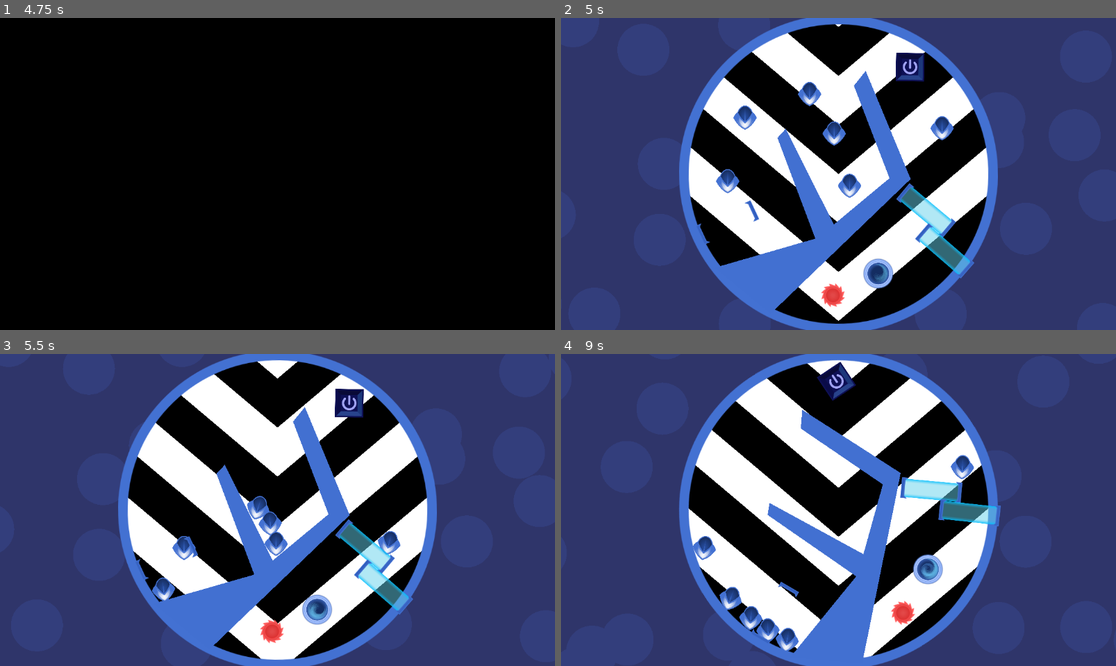
Above: before the commit, frames 1-4 (two rows, left to right).
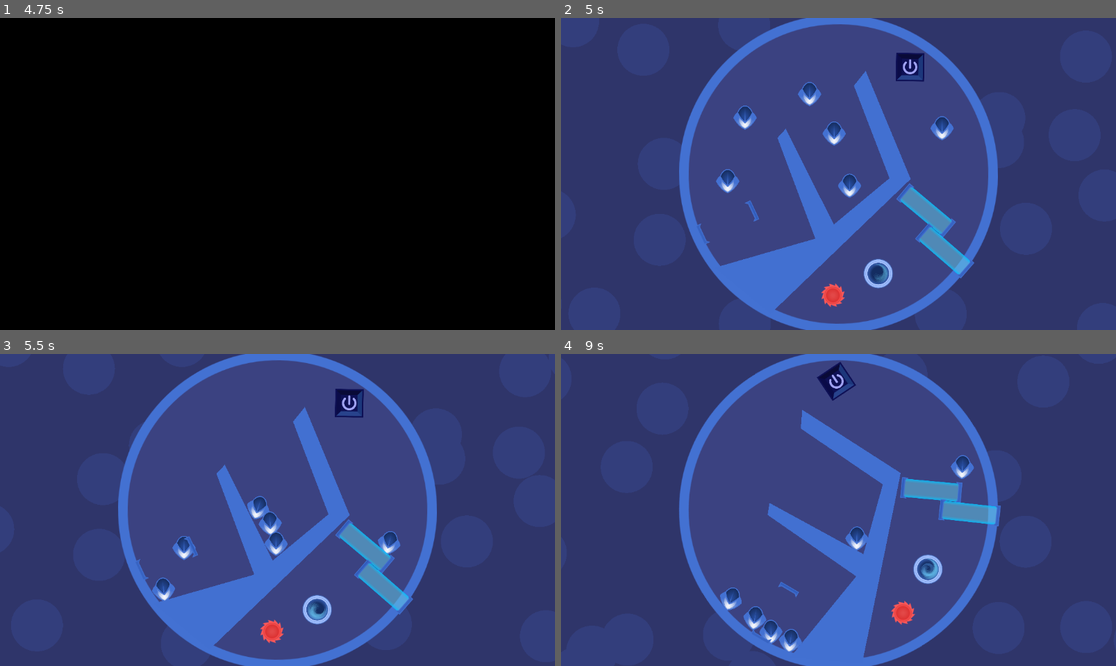
Above: after the commit, the same moments.

Repository: CE-Studio/gmtk-2023
Game: Godot game, scene res://TitleAssets/main_menu.tscn
Two runs of this game, one before a commit and one after it. Both use one fixed random seed, a clock stepped at 60 frames per second and the inputs below.
Inputs (mouse positions are in pixels of both pictures, inside the frame that each line leads up to):
- Up to frame 1 (4.75 s): click "PLAY" at 0.5 s; click "PLAY" at 1.25 s; move the mouse to (399, 158) at 2.02 s; hold D (game_move_right) 2.03-2.78 s; click (399, 158) at 2.17 s; move the mouse to (166, 189) at 2.77 s; hold Down (game_down, bound only after the commit) 2.78-3.53 s; move the mouse to (333, 105) at 3.52 s; hold D (game_move_right) from 3.53 s (still down); move the mouse to (249, 236) at 4.27 s; click (249, 236) at 4.42 s
- Up to frame 2 (5 s): keep holding D (game_move_right)
- Up to frame 3 (5.5 s): move the mouse to (444, 556) at 5.02 s; release D (game_move_right) at 5.03 s; hold A (game_move_left) from 5.03 s (still down)
- Up to frame 4 (9 s): move the mouse to (672, 463) at 5.77 s; move the mouse to (866, 510) at 6.52 s; release A (game_move_left) at 6.53 s; hold Down (game_down, bound only after the commit) 6.53-7.28 s; click (866, 510) at 6.67 s; move the mouse to (755, 432) at 7.27 s; hold D (game_move_right) from 7.28 s (still down); move the mouse to (960, 494) at 8.02 s; move the mouse to (727, 525) at 8.77 s; click (727, 525) at 8.92 s

Frame 1 is identical in both runs. In frame 2, 33% of the frame differs, in the area x 22-78%, y 2-98%; in frame 3, 33%; in frame 4, 34%, in the area x 22-77%, y 1-98%.

Commit message:
no message

Diff:
--- a/arrow.tres
+++ b/arrow.tres
@@ -39,6 +39,14 @@
 default_input_values = [0, 0.0, 1, -2.0]
 operator = 2
 
+[sub_resource type="VisualShaderNodeColorParameter" id="VisualShaderNodeColorParameter_pwitd"]
+parameter_name = "light"
+default_value = Color(0.232278, 0.260595, 0.505361, 1)
+
+[sub_resource type="VisualShaderNodeColorParameter" id="VisualShaderNodeColorParameter_ar4gg"]
+parameter_name = "dark"
+default_value = Color(0.231373, 0.258824, 0.505882, 1)
+
 [sub_resource type="VisualShaderNodeInput" id="VisualShaderNodeInput_8dxkx"]
 input_name = "screen_uv"
 
@@ -49,6 +57,8 @@
 
 [resource]
 code = "shader_type canvas_item;
+uniform vec4 light : source_color;
+uniform vec4 dark : source_color;
 
 
 
@@ -107,11 +117,17 @@
 	bool n_out14p0 = n_out13p0 > n_in14p1;
 
 
+// ColorParameter:23
+	vec4 n_out23p0 = light;
+
+
+// ColorParameter:24
+	vec4 n_out24p0 = dark;
+
+
 	vec3 n_out2p0;
 // Switch:2
-	vec3 n_in2p1 = vec3(1.00000, 1.00000, 1.00000);
-	vec3 n_in2p2 = vec3(0.00000, 0.00000, 0.00000);
-	n_out2p0 = mix(n_in2p2, n_in2p1, float(n_out14p0));
+	n_out2p0 = mix(vec3(n_out24p0.xyz), vec3(n_out23p0.xyz), float(n_out14p0));
 
 
 // Output:0
@@ -120,7 +136,7 @@
 
 }
 "
-graph_offset = Vector2(-299.055, -132.732)
+graph_offset = Vector2(-551.106, 59.9217)
 mode = 1
 flags/light_only = false
 nodes/fragment/2/node = SubResource("VisualShaderNodeSwitch_lvilt")
@@ -149,4 +165,8 @@
 nodes/fragment/19/position = Vector2(80, -80)
 nodes/fragment/20/node = SubResource("VisualShaderNodeFloatOp_602ig")
 nodes/fragment/20/position = Vector2(60, -300)
-nodes/fragment/connections = PackedInt32Array(2, 0, 0, 0, 6, 0, 7, 0, 13, 0, 14, 0, 12, 0, 15, 0, 15, 0, 13, 0, 7, 1, 17, 0, 17, 0, 12, 1, 7, 0, 18, 0, 18, 0, 16, 0, 16, 0, 19, 0, 19, 0, 15, 1, 11, 0, 20, 0, 20, 0, 12, 0, 14, 0, 2, 0)
+nodes/fragment/23/node = SubResource("VisualShaderNodeColorParameter_pwitd")
+nodes/fragment/23/position = Vector2(-360, 220)
+nodes/fragment/24/node = SubResource("VisualShaderNodeColorParameter_ar4gg")
+nodes/fragment/24/position = Vector2(-360, 420)
+nodes/fragment/connections = PackedInt32Array(2, 0, 0, 0, 6, 0, 7, 0, 13, 0, 14, 0, 12, 0, 15, 0, 15, 0, 13, 0, 7, 1, 17, 0, 17, 0, 12, 1, 7, 0, 18, 0, 18, 0, 16, 0, 16, 0, 19, 0, 19, 0, 15, 1, 11, 0, 20, 0, 20, 0, 12, 0, 14, 0, 2, 0, 23, 0, 2, 1, 24, 0, 2, 2)
--- a/level_main.tscn
+++ b/level_main.tscn
@@ -10,9 +10,72 @@
 
 [sub_resource type="ShaderMaterial" id="ShaderMaterial_y602t"]
 shader = ExtResource("2_dkpwr")
+shader_parameter/light = Color(0.232278, 0.260595, 0.505361, 1)
+shader_parameter/dark = Color(0.231373, 0.258824, 0.505882, 1)
 
 [sub_resource type="RectangleShape2D" id="RectangleShape2D_6cdkp"]
 size = Vector2(200, 20)
+
+[sub_resource type="Animation" id="Animation_gffk2"]
+resource_name = "down"
+length = 1.3
+tracks/0/type = "value"
+tracks/0/imported = false
+tracks/0/enabled = true
+tracks/0/path = NodePath("../Sprite2D:material:shader_parameter/light")
+tracks/0/interp = 1
+tracks/0/loop_wrap = true
+tracks/0/keys = {
+"times": PackedFloat32Array(0, 0.3, 1.3),
+"transitions": PackedFloat32Array(1, 1, 1),
+"update": 0,
+"values": [Color(0.356863, 0.396078, 0.698039, 1), Color(0.356863, 0.396078, 0.698039, 1), Color(0.232278, 0.260595, 0.505361, 1)]
+}
+tracks/1/type = "value"
+tracks/1/imported = false
+tracks/1/enabled = true
+tracks/1/path = NodePath("../Sprite2D:material:shader_parameter/dark")
+tracks/1/interp = 1
+tracks/1/loop_wrap = true
+tracks/1/keys = {
+"times": PackedFloat32Array(0, 0.3, 1.3),
+"transitions": PackedFloat32Array(1, 1, 1),
+"update": 0,
+"values": [Color(0.14902, 0.168627, 0.34902, 1), Color(0.14902, 0.168627, 0.34902, 1), Color(0.231373, 0.258824, 0.505882, 1)]
+}
+
+[sub_resource type="Animation" id="Animation_phkq3"]
+length = 0.001
+tracks/0/type = "value"
+tracks/0/imported = false
+tracks/0/enabled = true
+tracks/0/path = NodePath("../Sprite2D:material:shader_parameter/light")
+tracks/0/interp = 1
+tracks/0/loop_wrap = true
+tracks/0/keys = {
+"times": PackedFloat32Array(0),
+"transitions": PackedFloat32Array(1),
+"update": 0,
+"values": [Color(0.232278, 0.260595, 0.505361, 1)]
+}
+tracks/1/type = "value"
+tracks/1/imported = false
+tracks/1/enabled = true
+tracks/1/path = NodePath("../Sprite2D:material:shader_parameter/dark")
+tracks/1/interp = 1
+tracks/1/loop_wrap = true
+tracks/1/keys = {
+"times": PackedFloat32Array(0),
+"transitions": PackedFloat32Array(1),
+"update": 0,
+"values": [Color(0.231373, 0.258824, 0.505882, 1)]
+}
+
+[sub_resource type="AnimationLibrary" id="AnimationLibrary_ver0j"]
+_data = {
+"RESET": SubResource("Animation_phkq3"),
+"down": SubResource("Animation_gffk2")
+}
 
 [node name="Node2D" type="Control"]
 layout_mode = 3
@@ -239,6 +302,11 @@
 rotation = 2.61799
 shape = SubResource("RectangleShape2D_6cdkp")
 
+[node name="AnimationPlayer" type="AnimationPlayer" parent="Node2D/RigidBody2D2"]
+libraries = {
+"": SubResource("AnimationLibrary_ver0j")
+}
+
 [node name="players" type="Node2D" parent="Node2D"]
 
 [node name="content" type="Node2D" parent="Node2D"]
--- a/levelrun.gd
+++ b/levelrun.gd
@@ -5,6 +5,8 @@
 var cycle := 0.0
 var doorstate := true
 var laserstate := true
+
+var downtrack := true
 
 
 # Called when the node enters the scene tree for the first time.
@@ -21,6 +23,13 @@
     else:
         apply_torque(Input.get_axis("game_move_left", "game_move_right") * delta * 1)
     $"../content".rotation = rotation
+
+    if Input.get_action_raw_strength("game_down") > 0.9:
+        if downtrack:
+            down()
+            downtrack = false
+    else:
+        downtrack = true
 
 
 func build(level:String) -> void:
@@ -55,3 +64,10 @@
 
 func lost():
     pass
+
+
+func down():
+    $AnimationPlayer.stop()
+    $AnimationPlayer.play("down")
+    for i in $"../players".get_children():
+        i.apply_impulse(Vector2.DOWN * 1000)
--- a/project.godot
+++ b/project.godot
@@ -24,17 +24,12 @@
 
 [input]
 
-game_move={
-"deadzone": 0.5,
-"events": [Object(InputEventJoypadMotion,"resource_local_to_scene":false,"resource_name":"","device":-1,"axis":0,"axis_value":-1.0,"script":null)
-, Object(InputEventJoypadMotion,"resource_local_to_scene":false,"resource_name":"","device":-1,"axis":0,"axis_value":1.0,"script":null)
-]
-}
 game_move_left={
 "deadzone": 0.1,
 "events": [Object(InputEventJoypadMotion,"resource_local_to_scene":false,"resource_name":"","device":-1,"axis":0,"axis_value":-1.0,"script":null)
 , Object(InputEventKey,"resource_local_to_scene":false,"resource_name":"","device":-1,"window_id":0,"alt_pressed":false,"shift_pressed":false,"ctrl_pressed":false,"meta_pressed":false,"pressed":false,"keycode":0,"physical_keycode":65,"key_label":0,"unicode":97,"echo":false,"script":null)
 , Object(InputEventKey,"resource_local_to_scene":false,"resource_name":"","device":-1,"window_id":0,"alt_pressed":false,"shift_pressed":false,"ctrl_pressed":false,"meta_pressed":false,"pressed":false,"keycode":0,"physical_keycode":4194319,"key_label":0,"unicode":0,"echo":false,"script":null)
+, Object(InputEventJoypadButton,"resource_local_to_scene":false,"resource_name":"","device":-1,"button_index":13,"pressure":0.0,"pressed":false,"script":null)
 ]
 }
 game_move_right={
@@ -42,5 +37,17 @@
 "events": [Object(InputEventJoypadMotion,"resource_local_to_scene":false,"resource_name":"","device":-1,"axis":0,"axis_value":1.0,"script":null)
 , Object(InputEventKey,"resource_local_to_scene":false,"resource_name":"","device":-1,"window_id":0,"alt_pressed":false,"shift_pressed":false,"ctrl_pressed":false,"meta_pressed":false,"pressed":false,"keycode":0,"physical_keycode":68,"key_label":0,"unicode":100,"echo":false,"script":null)
 , Object(InputEventKey,"resource_local_to_scene":false,"resource_name":"","device":-1,"window_id":0,"alt_pressed":false,"shift_pressed":false,"ctrl_pressed":false,"meta_pressed":false,"pressed":false,"keycode":0,"physical_keycode":4194321,"key_label":0,"unicode":0,"echo":false,"script":null)
+, Object(InputEventJoypadButton,"resource_local_to_scene":false,"resource_name":"","device":-1,"button_index":14,"pressure":0.0,"pressed":false,"script":null)
 ]
 }
+game_down={
+"deadzone": 0.5,
+"events": [Object(InputEventKey,"resource_local_to_scene":false,"resource_name":"","device":-1,"window_id":0,"alt_pressed":false,"shift_pressed":false,"ctrl_pressed":false,"meta_pressed":false,"pressed":false,"keycode":0,"physical_keycode":4194322,"key_label":0,"unicode":0,"echo":false,"script":null)
+, Object(InputEventKey,"resource_local_to_scene":false,"resource_name":"","device":-1,"window_id":0,"alt_pressed":false,"shift_pressed":false,"ctrl_pressed":false,"meta_pressed":false,"pressed":false,"keycode":0,"physical_keycode":83,"key_label":0,"unicode":115,"echo":false,"script":null)
+, Object(InputEventJoypadButton,"resource_local_to_scene":false,"resource_name":"","device":-1,"button_index":0,"pressure":0.0,"pressed":false,"script":null)
+, Object(InputEventJoypadButton,"resource_local_to_scene":false,"resource_name":"","device":-1,"button_index":1,"pressure":0.0,"pressed":false,"script":null)
+, Object(InputEventJoypadButton,"resource_local_to_scene":false,"resource_name":"","device":-1,"button_index":2,"pressure":0.0,"pressed":false,"script":null)
+, Object(InputEventJoypadButton,"resource_local_to_scene":false,"resource_name":"","device":-1,"button_index":3,"pressure":0.0,"pressed":false,"script":null)
+, Object(InputEventJoypadButton,"resource_local_to_scene":false,"resource_name":"","device":-1,"button_index":12,"pressure":0.0,"pressed":false,"script":null)
+]
+}
Not shown: 1 places in arrow.tres that only renumber resources
Not shown: 1 places in level_main.tscn that only renumber resources
